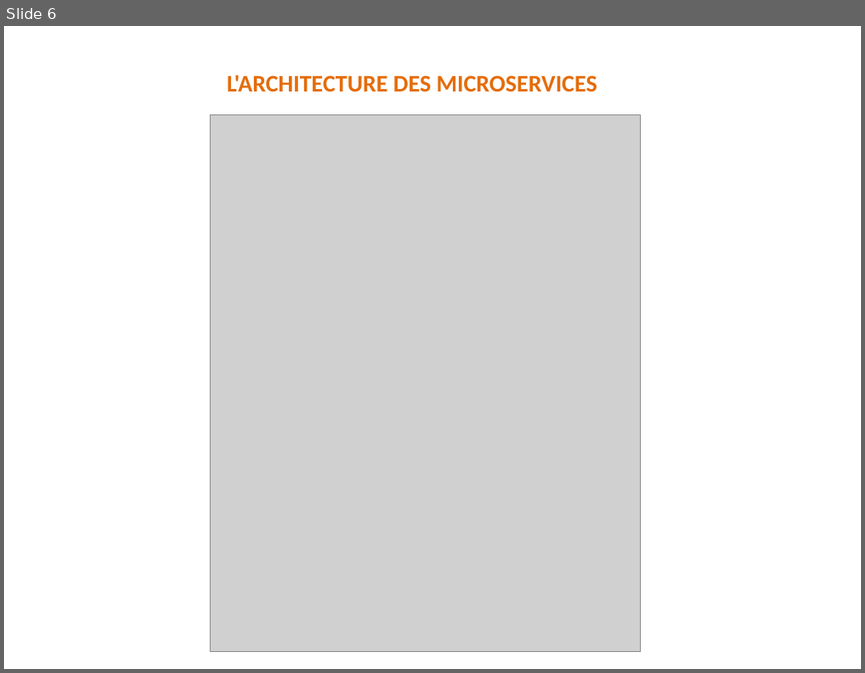
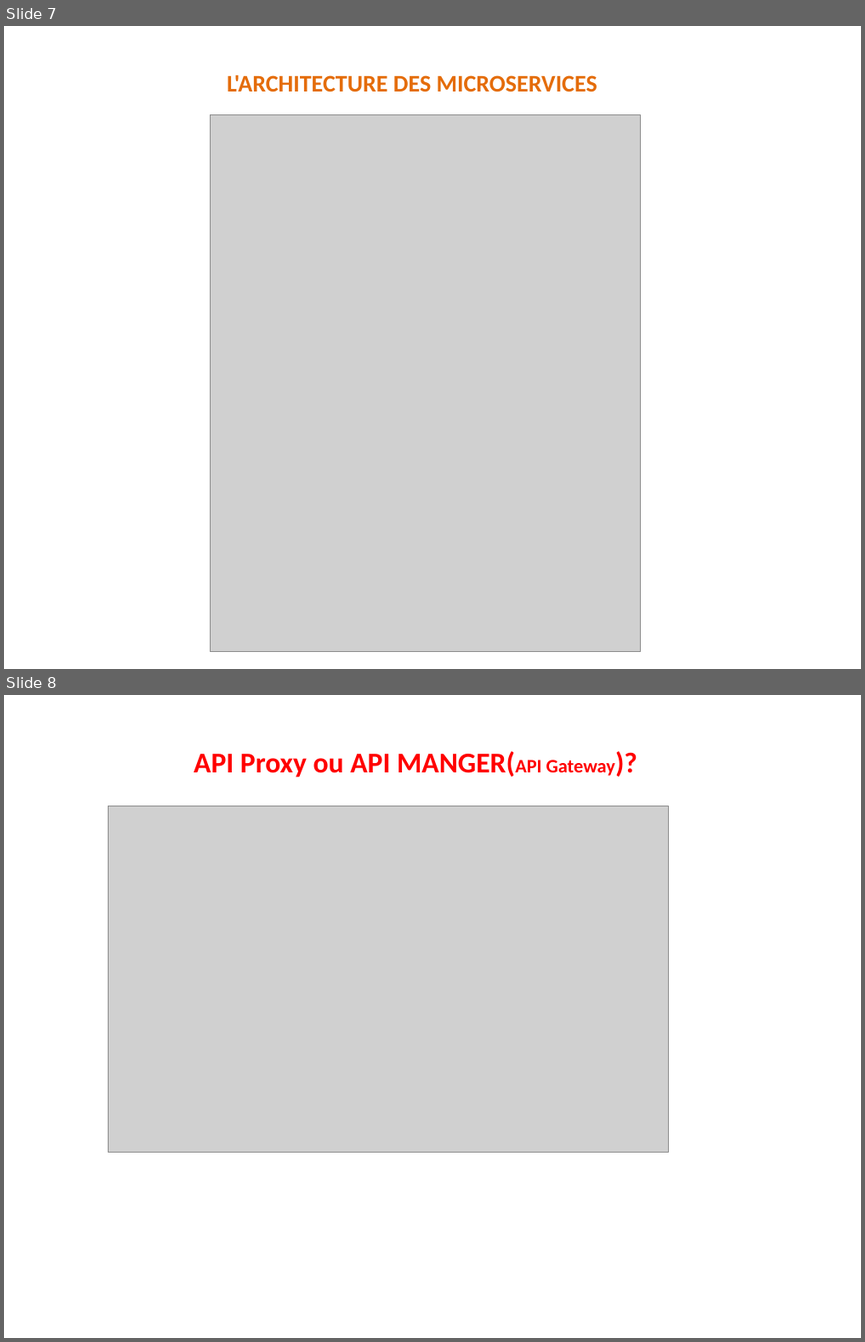
Before and after one commit to aminebarrima/M2A_Documentation, a slide deck: M2A-SOA.pptx. Shown one above the other, each under a label of ours: slide 6 before the commit, slides 7 and 8 after it. The pictures are 865x673 and 865x1342 pixels, drawn with LibreOffice and Linux fonts; fonts in the diff are those of the drawing; grey boxes stand for pictures. Boxes give left, top, right and bottom in pixels: in the first picture for what was removed or moved away, otherwise in the second. Text is boxed around its words. In the diff, an @@ line names an element or a change of style, - is before the commit and + after.

```diff
--- a/M2A-SOA.pptx
+++ b/M2A-SOA.pptx
@@ slide 8 added at (4, 695, 861, 1338), background #FFFFFF @@
@@ text added at (194, 751, 615, 777), 24 pt, text #FF0000, bold @@
+API Proxy ou API MANGER(API Gateway)?
@@ picture added at (109, 806, 669, 1151) @@
@@ what was slide 6 is now slide 7 @@
```
Also in this commit, not shown: 3 slides changed, 2 other slides added.
